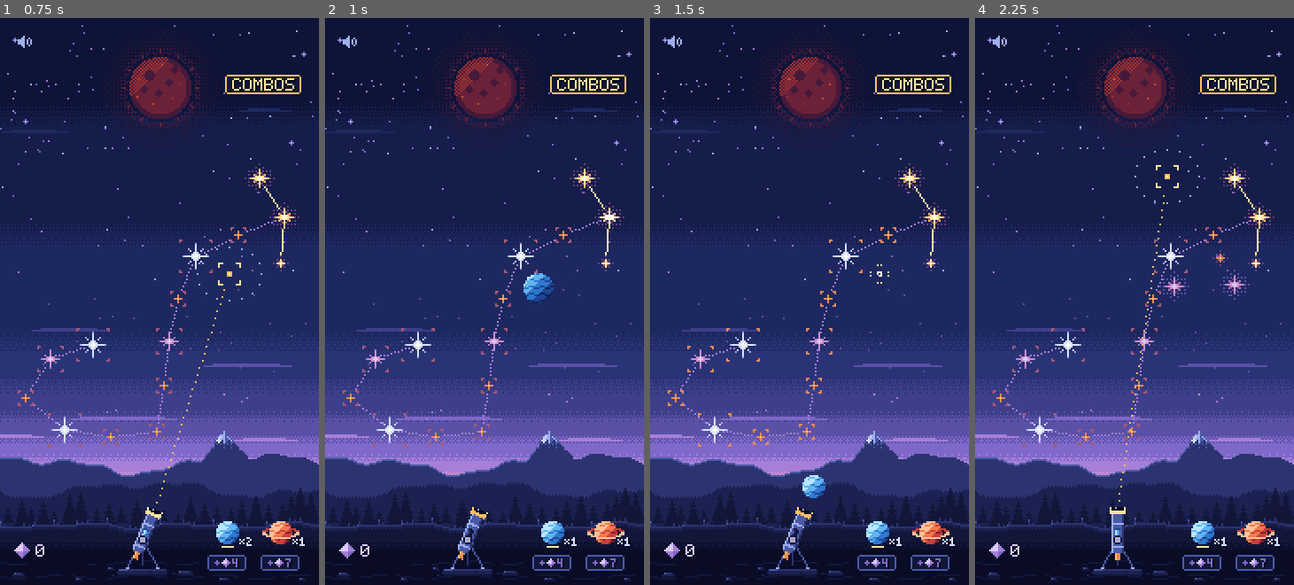
Above: before the commit, frames 1-4 (left to right).
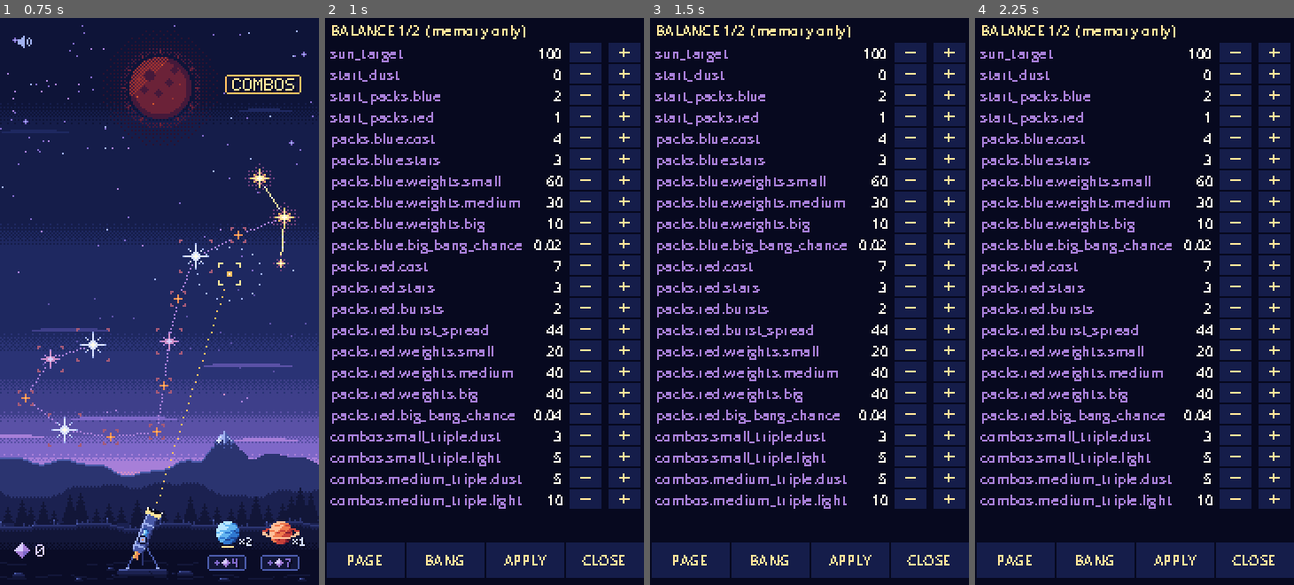
Above: after the commit, the same moments.

Repository: mrafael1/DustInSpace
Game: Godot game, scene res://game/scenes/main.tscn
Two runs of this game, one before a commit and one after it. Both use one fixed random seed, a clock stepped at 60 frames per second and the inputs below. This scene is started directly instead of the project's main scene.
Inputs (mouse positions are in pixels of both pictures, inside the frame that each line leads up to):
- Up to frame 1 (0.75 s): tap Enter at 0.5 s; move the mouse to (229, 273) at 0.52 s; tap X at 0.6 s; click (229, 273) at 0.67 s
- Up to frame 2 (1 s): tap O at 0.8 s
- Up to frame 3 (1.5 s): drag from (745, 329) to (793, 414) at 1.27 s
- Up to frame 4 (2.25 s): move the mouse to (1166, 176) at 2.02 s; tap X at 2.1 s; click (1166, 176) at 2.17 s

Frame 1 is identical in both runs. In frame 2, 88% of the frame differs, in the area x 0-100%, y 0-100%; in frame 3, 88%; in frame 4, 88%.

Commit message:
feat: debug overlay to edit balance values, restart with them and force a Big Bang
Co-Authored-By: Claude Opus 5.5 <noreply@anthropic.com>

Diff:
--- a/game/scenes/debug_keys.gd
+++ b/game/scenes/debug_keys.gd
@@ -4,6 +4,7 @@
 ## L: launch the loaded pack at a random point in the sky (stand-in until the slingshot, #5).
 ## B: the next pack opens as a Big Bang.
 ## T: switch between the telescope and the slingshot (issue #52's comparison).
+## O (or a three-finger tap): the balance overlay (DebugOverlay, #11).
 
 ## T was pressed (Main swaps the launchers).
 signal launcher_switch_requested
--- a/game/scenes/main.gd
+++ b/game/scenes/main.gd
@@ -50,6 +50,7 @@
 @onready var _sparks: BurstSparks = $BurstSparks
 @onready var _payouts: PayoutPopups = $Payouts
 @onready var _idle_hint: IdleHint = $IdleHint
+@onready var _debug_overlay: DebugOverlay = $DebugLayer/DebugOverlay
 
 ## The world's process modes while the table (#94) holds it still.
 var _paused: Dictionary[Node, Node.ProcessMode] = {}
@@ -93,6 +94,10 @@
 	_telescope.message_shown.connect(_hud.show_message)
 	_hud.table_opened.connect(_pause_world.bind(true))
 	_hud.table_closed.connect(_pause_world.bind(false))
+	# The debug overlay (#11) holds the world still too, and APPLY restarts the run with its edits.
+	_debug_overlay.opened.connect(_pause_world.bind(true))
+	_debug_overlay.closed.connect(_pause_world.bind(false))
+	_debug_overlay.apply_requested.connect(func(balance: Balance) -> void: start_run(balance))
 	($DebugKeys as DebugKeys).launcher_switch_requested.connect(func() -> void: switch_launcher(not use_telescope))
 	switch_launcher(use_telescope)
 	_wire_sound()
@@ -114,6 +119,7 @@
 	for child: Node in get_children():
 		if child.has_method("setup"):
 			child.setup(run, _sequencer)
+	_debug_overlay.watch(run)
 	# The guided first run, once every view is bound to show its first step.
 	if tutorial:
 		run.tutorial_step.connect(_on_tutorial_step)
--- a/game/scenes/main.tscn
+++ b/game/scenes/main.tscn
@@ -18,6 +18,7 @@
 [ext_resource type="PackedScene" path="res://game/scenes/telescope.tscn" id="21_telescope"]
 [ext_resource type="Script" path="res://game/ui/payout_popups.gd" id="22_payouts"]
 [ext_resource type="Script" path="res://game/scenes/idle_hint.gd" id="23_idle_hint"]
+[ext_resource type="Script" path="res://game/ui/debug_overlay.gd" id="25_debug_overlay"]
 
 [node name="Main" type="Node2D"]
 script = ExtResource("1_main")
@@ -74,6 +75,9 @@
 theme_override_font_sizes/font_size = 8
 autowrap_mode = 3
 
+[node name="DebugOverlay" type="Node2D" parent="DebugLayer"]
+script = ExtResource("25_debug_overlay")
+
 [node name="EventSequencer" type="Node" parent="."]
 script = ExtResource("2_sequencer")
 
--- /dev/null
+++ b/game/ui/debug_overlay.gd
@@ -0,0 +1,240 @@
+class_name DebugOverlay
+extends Node2D
+## The debug overlay (#11, debug builds only): edit the balance in memory and restart the run with
+## it, and force the next pack to open as a Big Bang. O (or a three-finger tap) opens and closes it.
+## Each tunable value of the run's balance (BalanceEdit, in the file's order) is a row with - and +;
+## PAGE turns the rows, BANG toggles the forced Big Bang (as key B), APPLY re-validates the edits
+## through Balance.from_dict and, if they hold, restarts the run with them (Main), and CLOSE closes.
+## balance.json is never written: the edits last until the game quits.
+## Like the balance errors' label (a debug tool, not shipped art), its text uses the default font at
+## 8 px: the bitmap fonts have no lower case, dots or underscores to show keys and fractions. Its
+## colours are palette colours, and it holds the input while open (Main holds the world still).
+
+## APPLY: the edited balance is valid; Main restarts the run with it.
+signal apply_requested(balance: Balance)
+signal opened
+signal closed
+
+const FONT_SIZE: int = 8
+const TOP: int = 14
+const ROW_H: int = 12
+const ROWS: int = 22
+const KEY_X: int = 3
+## The value's right edge, then the - and + buttons.
+const VALUE_RIGHT: int = 134
+const MINUS_X: int = 138
+const PLUS_X: int = 160
+const STEP_W: int = 18
+const BUTTONS: Array[String] = ["PAGE", "BANG", "APPLY", "CLOSE"]
+const BUTTON_Y: int = 296
+const BUTTON_H: int = 20
+const BUTTON_W: int = 44
+
+var _run: RunState
+var _edit: BalanceEdit
+var _page: int = 0
+var _keys: Array[String] = []
+var _labels: Array[Label] = []
+var _values: Array[Label] = []
+var _button_labels: Array[Label] = []
+var _header: Label
+var _error: Label
+var _open: bool = false
+
+
+func _ready() -> void:
+	visible = false
+	_header = _label(Vector2(KEY_X, 1), Palette.C1)
+	_error = _label(Vector2(KEY_X, BUTTON_Y - 12), Palette.C3)
+	for i: int in ROWS:
+		_labels.append(_label(Vector2(KEY_X, TOP + i * ROW_H), Palette.N8))
+		var value: Label = _label(Vector2(VALUE_RIGHT - 40, TOP + i * ROW_H), Palette.C0)
+		value.size = Vector2(40, ROW_H)
+		value.horizontal_alignment = HORIZONTAL_ALIGNMENT_RIGHT
+		_values.append(value)
+	for i: int in BUTTONS.size():
+		var button: Label = _label(Vector2(_button_x(i), BUTTON_Y + 4), Palette.C1)
+		button.size = Vector2(BUTTON_W, BUTTON_H - 4)
+		button.horizontal_alignment = HORIZONTAL_ALIGNMENT_CENTER
+		_button_labels.append(button)
+	set_process_input(OS.is_debug_build())
+	set_process_unhandled_key_input(OS.is_debug_build())
+
+
+func _input(event: InputEvent) -> void:
+	var touch := event as InputEventScreenTouch
+	if touch != null and touch.pressed and touch.index == 2:
+		toggle()
+		get_viewport().set_input_as_handled()
+		return
+	# It sits on Main's DebugLayer, which fit_screen offsets like the HUD.
+	var layer := get_parent() as CanvasLayer
+	var offset: Vector2i = Vector2i(layer.offset) if layer != null else Vector2i.ZERO
+	if _open and handle_pointer(ScreenZones.to_game(event, offset)):
+		get_viewport().set_input_as_handled()
+
+
+func _unhandled_key_input(event: InputEvent) -> void:
+	var key := event as InputEventKey
+	if key != null and key.pressed and not key.echo and key.keycode == KEY_O:
+		toggle()
+		get_viewport().set_input_as_handled()
+
+
+func _draw() -> void:
+	draw_rect(Rect2(Vector2.ZERO, Vector2(ScreenZones.SCREEN)), Palette.N0)
+	for i: int in _rows_shown():
+		var y: int = TOP + i * ROW_H
+		for x: int in [MINUS_X, PLUS_X]:
+			draw_rect(Rect2(x, y, STEP_W, ROW_H - 1), Palette.N2)
+		_draw_sign(MINUS_X, y, false)
+		_draw_sign(PLUS_X, y, true)
+	for i: int in BUTTONS.size():
+		draw_rect(Rect2(_button_x(i), BUTTON_Y, BUTTON_W, BUTTON_H), Palette.N2)
+
+
+## Hands the overlay the run in play: its balance is what the rows edit (edits applied before carry
+## over, since the new run's balance is built from them).
+func watch(run: RunState) -> void:
+	_run = run
+	_edit = BalanceEdit.new(run.balance)
+	_keys = _edit.keys()
+	_page = mini(_page, pages() - 1)
+	_error.text = ""
+	_refresh()
+
+
+func is_open() -> bool:
+	return _open
+
+
+func toggle() -> void:
+	if _open:
+		close()
+	else:
+		open()
+
+
+func open() -> void:
+	if _open or _run == null or not OS.is_debug_build():
+		return
+	_open = true
+	visible = true
+	_refresh()
+	opened.emit()
+
+
+func close() -> void:
+	if not _open:
+		return
+	_open = false
+	visible = false
+	closed.emit()
+
+
+func pages() -> int:
+	return maxi(ceili(_keys.size() / float(ROWS)), 1)
+
+
+## The edits so far.
+func edit() -> BalanceEdit:
+	return _edit
+
+
+## Feeds one touch (on the game's 180x320 screen) while open. Returns true: it takes every touch.
+func handle_pointer(event: InputEvent) -> bool:
+	var touch := event as InputEventScreenTouch
+	if touch == null or touch.pressed or touch.canceled:
+		return event is InputEventScreenTouch or event is InputEventScreenDrag
+	tap(Vector2i(touch.position.floor()))
+	return true
+
+
+## A tap at `at`: a row's - or +, or a button.
+func tap(at: Vector2i) -> void:
+	if at.y >= BUTTON_Y:
+		for i: int in BUTTONS.size():
+			if at.x >= _button_x(i) and at.x < _button_x(i) + BUTTON_W:
+				press(BUTTONS[i])
+		return
+	var row: int = floori((at.y - TOP) / float(ROW_H))
+	if row < 0 or row >= _rows_shown():
+		return
+	if at.x >= MINUS_X and at.x < MINUS_X + STEP_W:
+		nudge(_page * ROWS + row, -1)
+	elif at.x >= PLUS_X and at.x < PLUS_X + STEP_W:
+		nudge(_page * ROWS + row, 1)
+
+
+## Steps the value of row `index` (over every page) by `direction`.
+func nudge(index: int, direction: int) -> void:
+	if index >= 0 and index < _keys.size() and _edit.step(_keys[index], direction):
+		_error.text = ""
+		_refresh()
+
+
+func press(button: String) -> void:
+	match button:
+		"PAGE":
+			_page = (_page + 1) % pages()
+		"BANG":
+			if _run != null:
+				_run.force_next_big_bang = not _run.force_next_big_bang
+		"APPLY":
+			_apply()
+			return
+		"CLOSE":
+			close()
+			return
+	_refresh()
+
+
+func _apply() -> void:
+	var balance: Balance = _edit.build()
+	if not balance.is_valid():
+		_error.text = balance.errors[0]
+		return
+	close()
+	apply_requested.emit(balance)
+
+
+func _refresh() -> void:
+	if _labels.is_empty():
+		return
+	_header.text = "BALANCE %d/%d  (memory only)" % [_page + 1, pages()]
+	for i: int in ROWS:
+		var index: int = _page * ROWS + i
+		var shown: bool = index < _keys.size()
+		_labels[i].text = _keys[index] if shown else ""
+		_values[i].text = BalanceEdit.show_value(_edit.value(_keys[index])) if shown else ""
+	var bang: bool = _run != null and _run.force_next_big_bang
+	for i: int in BUTTONS.size():
+		_button_labels[i].text = ("BANG ON" if bang else "BANG") if BUTTONS[i] == "BANG" else BUTTONS[i]
+	queue_redraw()
+
+
+func _rows_shown() -> int:
+	return clampi(_keys.size() - _page * ROWS, 0, ROWS)
+
+
+func _button_x(i: int) -> int:
+	return 1 + i * (BUTTON_W + 1)
+
+
+## A - or + in whole pixels on a step button at (x, y).
+func _draw_sign(x: int, y: int, plus: bool) -> void:
+	var cx: int = x + STEP_W / 2
+	var cy: int = y + ROW_H / 2
+	draw_rect(Rect2(cx - 3, cy - 1, 6, 1), Palette.C1)
+	if plus:
+		draw_rect(Rect2(cx - 1, cy - 3, 1, 5), Palette.C1)
+
+
+func _label(at: Vector2, colour: Color) -> Label:
+	var label := Label.new()
+	label.position = at
+	label.mouse_filter = Control.MOUSE_FILTER_IGNORE
+	label.add_theme_font_size_override("font_size", FONT_SIZE)
+	label.add_theme_color_override("font_color", colour)
+	add_child(label)
+	return label
Not shown: 1 places in game/scenes/main.tscn that only renumber resources
Not shown, added: game/ui/debug_overlay.gd.uid
